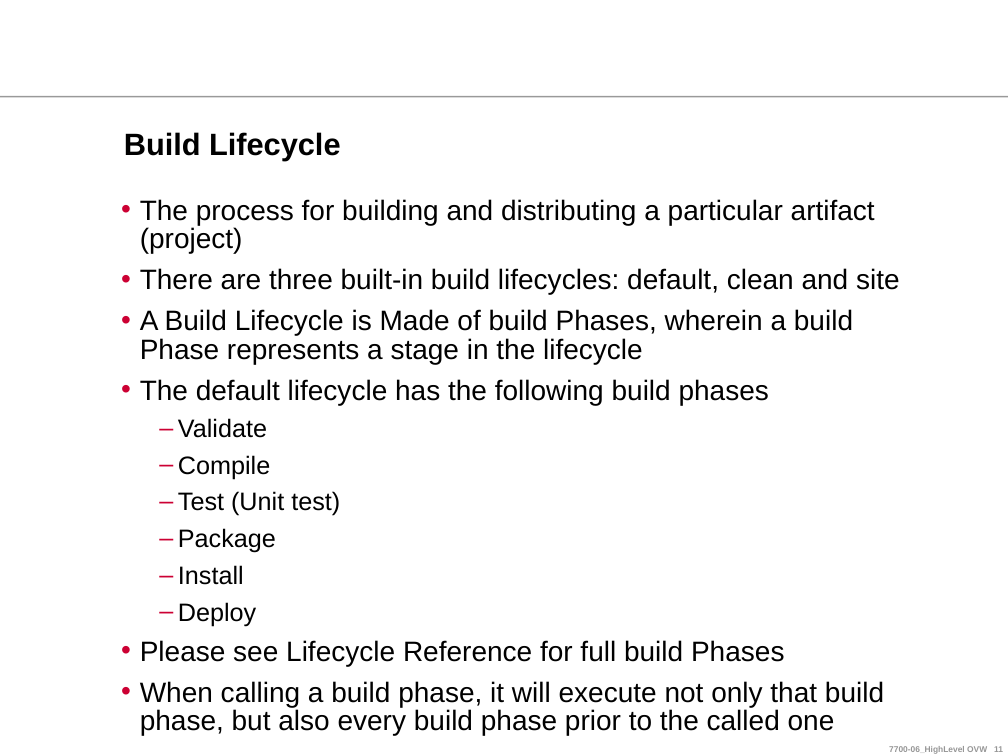
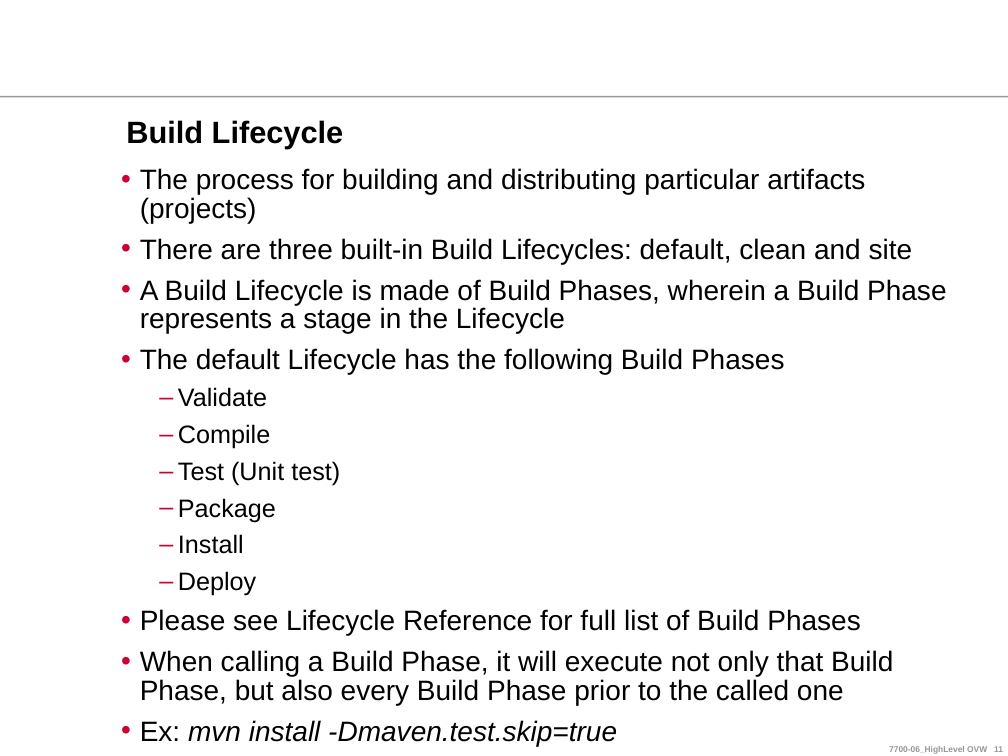
Before and after one commit to ndlongit/longnd-data, a slide deck: slide 11 of Document/Tutorial/[Presentation] Maven.ppt. Drawn at 1008x756 pixels with LibreOffice and Linux fonts; fonts in the diff are those of the drawing; background and template pictures are left out. Boxes give left, top, right and bottom in pixels: in the first picture for what was removed or moved away, otherwise in the second. Text is boxed around its words. In the diff, an @@ line names an element or a change of style, - is before the commit and + after.

```diff
--- a/Document/Tutorial/[Presentation] Maven.ppt
+++ b/Document/Tutorial/[Presentation] Maven.ppt
@@ title "Build Lifecycle" moved from (x1=124, y1=132, x2=340, y2=161) to (x1=126, y1=120, x2=343, y2=149) @@
@@ text "The process for building and ..." moved from (x1=140, y1=199, x2=900, y2=735) to (x1=140, y1=168, x2=946, y2=746) @@
@@ text at (x1=140, y1=168, x2=946, y2=374): text changed @@
-• The process for building and distributing a particular artifact (project)
-• There are three built-in build lifecycles: default, clean and site
-• A Build Lifecycle is Made of build Phases, wherein a build Phase represents a stage in the lifecycle
-• The default lifecycle has the following build phases
+• The process for building and distributing particular artifacts (projects)
+• There are three built-in Build Lifecycles: default, clean and site
+• A Build Lifecycle is made of Build Phases, wherein a Build Phase represents a stage in the Lifecycle
+• The default Lifecycle has the following Build Phases
@@ text at (x1=140, y1=609, x2=893, y2=746): text changed @@
-• Please see Lifecycle Reference for full build Phases
-• When calling a build phase, it will execute not only that build phase, but also every build phase prior to the called one
+• Please see Lifecycle Reference for full list of Build Phases
+• When calling a Build Phase, it will execute not only that Build Phase, but also every Build Phase prior to the called one
+• Ex: mvn install -Dmaven.test.skip=true
```
Also in this commit, not shown: 1 other slide changed.
